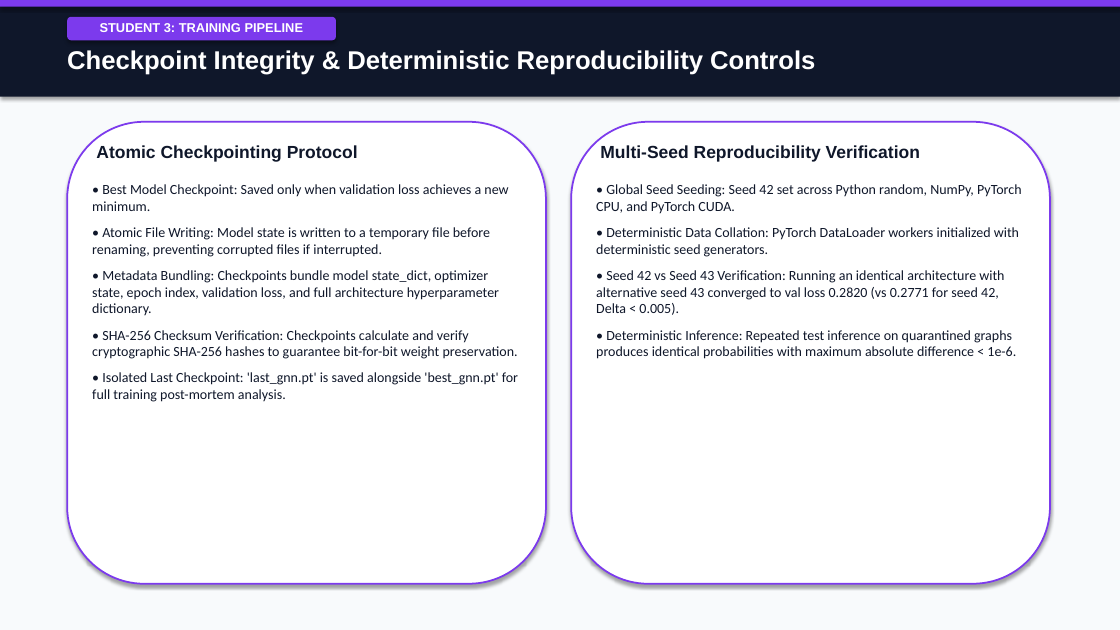
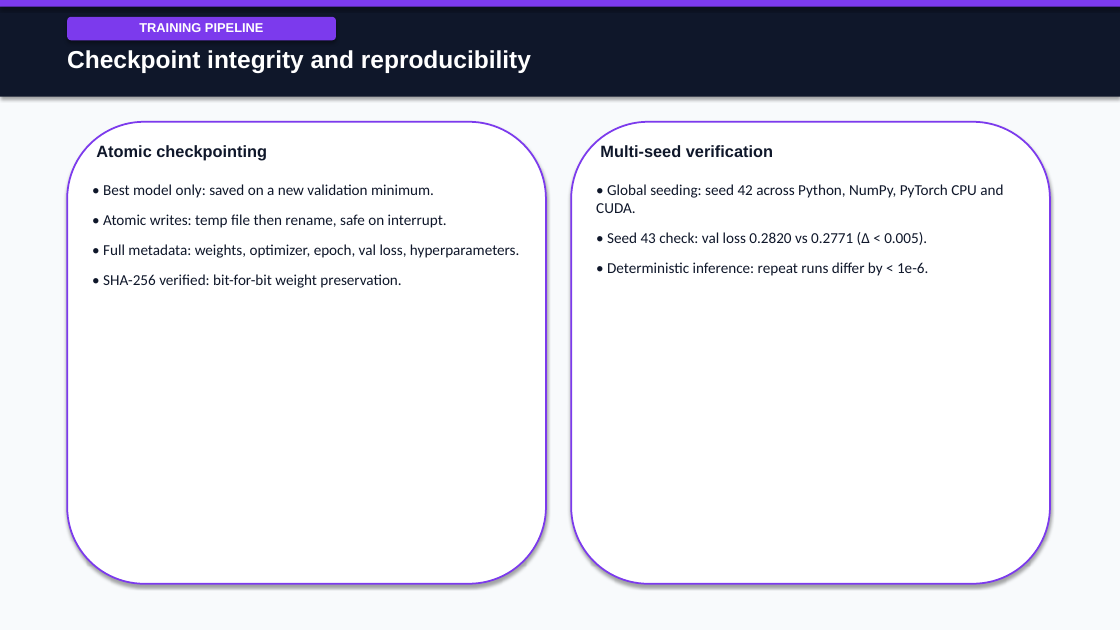
Before and after one commit to shouryapratap132006/Molecular-Toxicity-Prediction, a slide deck: slide 12 of reports/final_presentation/phase2_final_presentation.pptx. Drawn at 1120x630 pixels with LibreOffice and Linux fonts; fonts in the diff are those of the drawing. Boxes give left, top, right and bottom in pixels: in the first picture for what was removed or moved away, otherwise in the second. Text is boxed around its words. In the diff, an @@ line names an element or a change of style, - is before the commit and + after.

```diff
--- a/reports/final_presentation/phase2_final_presentation.pptx
+++ b/reports/final_presentation/phase2_final_presentation.pptx
@@ text in rounded rectangle at bbox=[139, 23, 264, 32]: text changed @@
-STUDENT 3: TRAINING PIPELINE
+TRAINING PIPELINE
@@ text at bbox=[67, 50, 531, 73]: text changed; size 22 to 21 pt @@
-Checkpoint Integrity & Deterministic Reproducibility Controls
+Checkpoint integrity and reproducibility
@@ text at bbox=[96, 145, 267, 161]: text changed; size 15 to 14 pt @@
-Atomic Checkpointing Protocol
+Atomic checkpointing
@@ text at bbox=[600, 145, 773, 157]: text changed; size 15 to 14 pt @@
-Multi-Seed Reproducibility Verification
+Multi-seed verification
@@ text at bbox=[103, 184, 519, 288]: text changed; size 12 to 13 pt @@
-• Best Model Checkpoint: Saved only when validation loss achieves a new minimum.
-• Atomic File Writing: Model state is written to a temporary file before renaming, preventing corrupted files if interrupted.
-• Metadata Bundling: Checkpoints bundle model state_dict, optimizer state, epoch index, validation loss, and full architecture hyperparameter dictionary.
-• SHA-256 Checksum Verification: Checkpoints calculate and verify cryptographic SHA-256 hashes to guarantee bit-for-bit weight preservation.
-• Isolated Last Checkpoint: 'last_gnn.pt' is saved alongside 'best_gnn.pt' for full training post-mortem analysis.
+• Best model only: saved on a new validation minimum.
+• Atomic writes: temp file then rename, safe on interrupt.
+• Full metadata: weights, optimizer, epoch, val loss, hyperparameters.
+• SHA-256 verified: bit-for-bit weight preservation.
@@ text at bbox=[596, 184, 1003, 276]: text changed; size 12 to 13 pt @@
-• Global Seed Seeding: Seed 42 set across Python random, NumPy, PyTorch CPU, and PyTorch CUDA.
-• Deterministic Data Collation: PyTorch DataLoader workers initialized with deterministic seed generators.
-• Seed 42 vs Seed 43 Verification: Running an identical architecture with alternative seed 43 converged to val loss 0.2820 (vs 0.2771 for seed 42, Delta < 0.005).
-• Deterministic Inference: Repeated test inference on quarantined graphs produces identical probabilities with maximum absolute difference < 1e-6.
+• Global seeding: seed 42 across Python, NumPy, PyTorch CPU and CUDA.
+• Seed 43 check: val loss 0.2820 vs 0.2771 (Δ < 0.005).
+• Deterministic inference: repeat runs differ by < 1e-6.
```
Also in this commit, not shown: 19 other slides changed, 1 other file.
